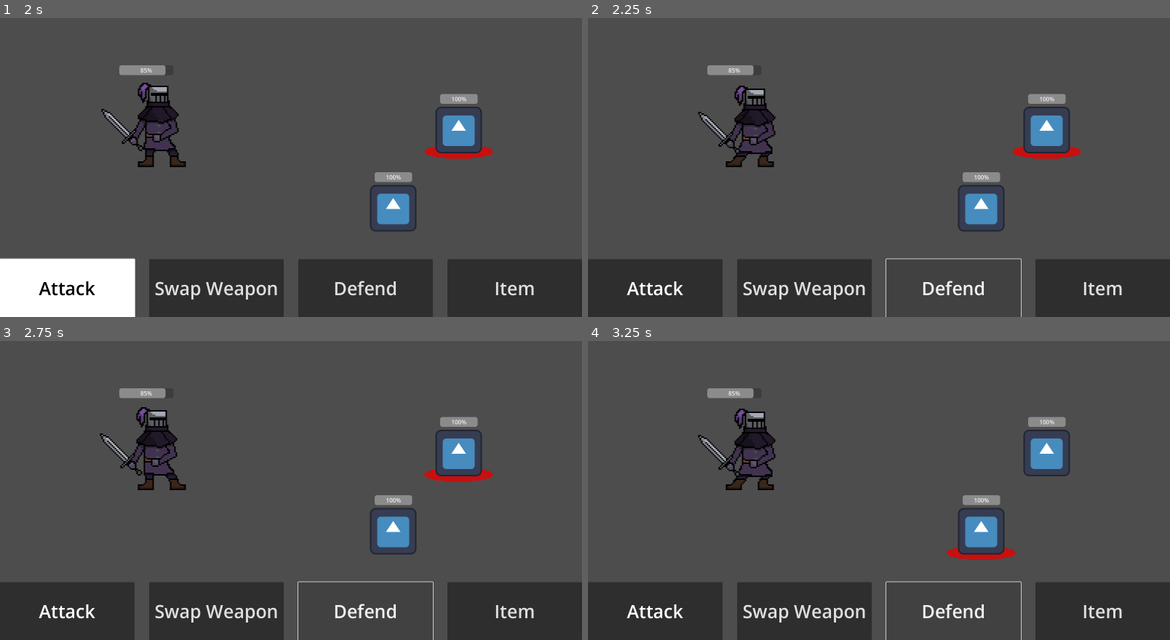
Above: before the commit, frames 1-4 (two rows, left to right).
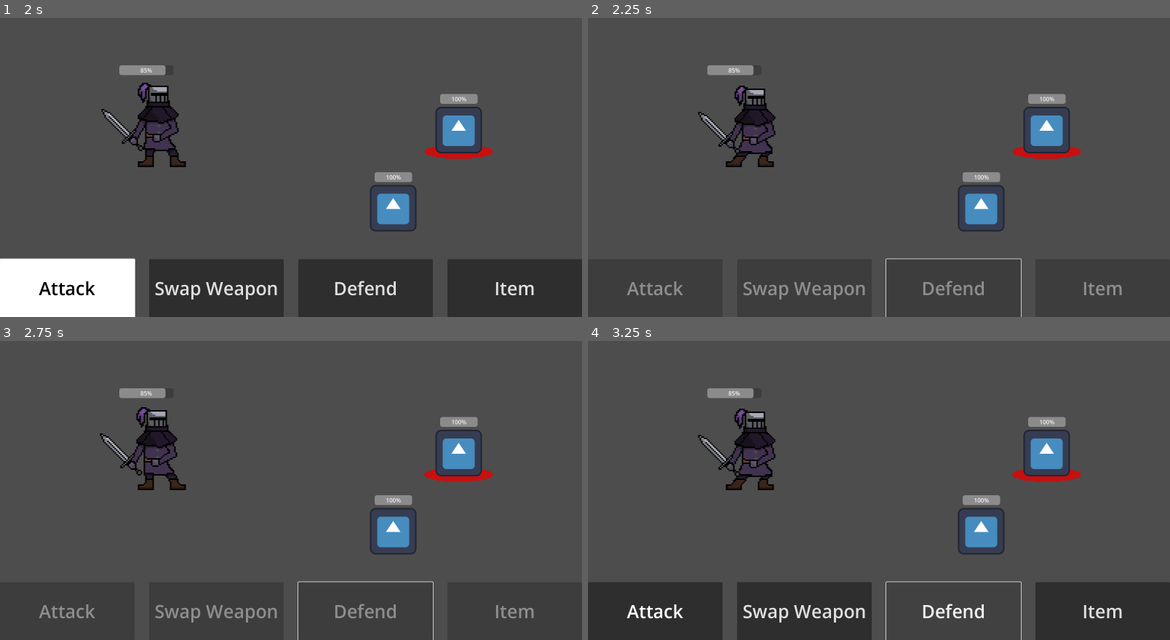
Above: after the commit, the same moments.

Repository: mwingerden/Shinko
Game: Godot game, scene res://Scenes/Levels/level_1.tscn
Two runs of this game, one before a commit and one after it. Both use one fixed random seed, a clock stepped at 60 frames per second and the inputs below. The engine's default icon, where the game draws it, is replaced by a stand-in: a white triangle on a blue panel in a dark square.
Inputs:
- Up to frame 1 (2 s): click "Attack" at 0.5 s; hold Up (ui_up) from 1.28 s (still down)
- Up to frame 2 (2.25 s): release Up (ui_up) at 2 s; click "Defend" at 2 s
- Up to frame 3 (2.75 s): no input
- Up to frame 4 (3.25 s): hold Down (ui_down) from 2.78 s (still down)

Frame 1 is identical in both runs. In frame 2, 0.9% of the frame differs, in the area x 6-92%, y 87-95%; in frame 3, 0.9%; in frame 4, 0.5%.

Commit message:
Added the defense mechanic in this branch woops

Diff:
--- a/Scenes/Levels/level_1.tscn
+++ b/Scenes/Levels/level_1.tscn
@@ -85,3 +85,4 @@
 
 [connection signal="pressed" from="Actions/Panel/HBoxContainer/Attack" to="Battle" method="_on_attack_pressed"]
 [connection signal="pressed" from="Actions/Panel/HBoxContainer/Swap Weapon" to="Battle" method="_on_swap_weapon_pressed"]
+[connection signal="pressed" from="Actions/Panel/HBoxContainer/Defend" to="Battle" method="_on_defend_pressed"]
--- a/Scripts/Utility/battle.gd
+++ b/Scripts/Utility/battle.gd
@@ -9,6 +9,7 @@
 enum attack_type {NUETRAL, CRIT, RESIST}
 var current_attack_type = attack_type.NUETRAL
 var damage
+var defend = false
 
 func _ready():
 	enemies = find_children("Enemy*")
@@ -34,8 +35,7 @@
 	enemies[y]._unselect()
 
 func _on_attack_pressed():
-	turn_on_off_buttons(true)
-	enemy_turn = true
+	disable_buttons(true)
 	for i in enemies.size():
 		if enemies[i].is_selected():
 			damage = 1
@@ -59,25 +59,34 @@
 	enemies_turn()
 
 func enemies_turn():
+	enemy_turn = true
 	for i in enemies.size():
 		#Perform Attck Animation
 		damage = 1
-		if enemies[i].get_weapon_type() == "axe" and player.current_weapon() == 2:
-			damage = damage * 2
-		elif enemies[i].get_weapon_type() == "spear" and player.current_weapon() == 0:
-			damage = damage * 2
-		elif enemies[i].get_weapon_type() == "sword" and player.current_weapon() == 1:
-			damage = damage * 2
-		player.take_damage(damage)
+		if !defend:
+			if enemies[i].get_weapon_type() == "axe" and player.current_weapon() == 2:
+				damage = damage * 2
+			elif enemies[i].get_weapon_type() == "spear" and player.current_weapon() == 0:
+				damage = damage * 2
+			elif enemies[i].get_weapon_type() == "sword" and player.current_weapon() == 1:
+				damage = damage * 2
+			player.take_damage(damage)
 		await get_tree().create_timer(.5).timeout
 	enemy_turn = false
-	turn_on_off_buttons(false)
+	defend = false
+	disable_buttons(false)
 
 func _on_swap_weapon_pressed():
 	player.swap_weapon()
 
-func turn_on_off_buttons(value):
+func disable_buttons(value):
 	$"../Actions/Panel/HBoxContainer/Attack".disabled = value
 	$"../Actions/Panel/HBoxContainer/Swap Weapon".disabled = value
 	$"../Actions/Panel/HBoxContainer/Defend".disabled = value
 	$"../Actions/Panel/HBoxContainer/Item".disabled = value
+
+
+func _on_defend_pressed():
+	defend = true
+	disable_buttons(true)
+	enemies_turn()
